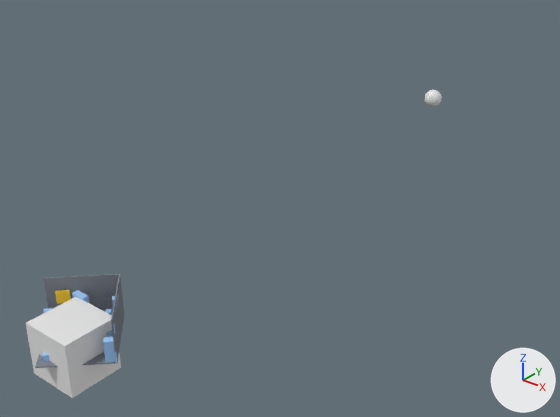
What one commit did to the Blender file docs/demonstration/accepted-office-v3.1.1-sync.blend.
Rendered twice from a camera (50 mm lens) standing at (18.3, -12.12, 15.09) and looking at (4.7, 4.88, 4.55). The axes (+X, +Y, +Z) are drawn at lower right. The lights are the same throughout. The older version comes first.

In view in the first picture: 'Cube', 'sam_d2582b5deecf41cfafa4c10ed0a244f1', 'sam_plane_left_wall', 'sam_plane_right_wall' and 5 more.
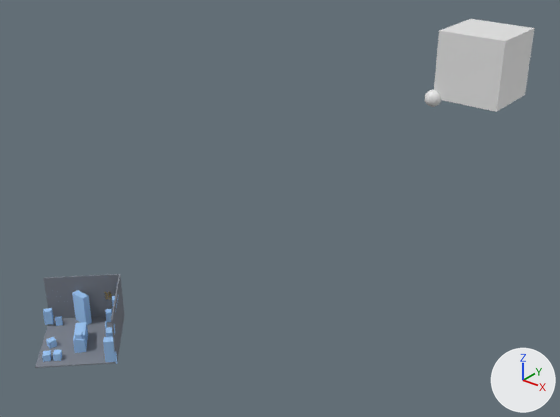
Pixel boxes (x1, y1, x2, y2) of what changed, in the pictures (560 x 417 px):
'UNRELATED_PRESERVE_CHECK', added: after (434, 19, 535, 112)
'Cube', deleted: before (26, 297, 121, 398)
'sam_d2582b5deecf41cfafa4c10ed0a244f1', recoloured, moved (not visible afterwards): before (55, 290, 71, 304)
'sam_plane_floor', unchanged, uncovered by the edit: before (35, 320, 124, 368); after (35, 316, 124, 368)

The change, as a list of edits to the scene's bpy script:
```text
Change me_cube_004:
    where me_cube_004.from_pydata(...)  # 8 vertices, 6 faces; spans x -0.5..0.5, y -0.5..0.5, z -0.5..0.5
    remove me_cube_004.materials.append(mat_sam_selected_semantic_object)  # yellow #ffd33f
    add me_cube_004.materials.append(mat_sam_semantic_primitive)  # blue #a0c8f6
Add me_cube_024:
    me_cube_024.from_pydata(...)  # a box spanning x -1.0..1.0, y -1.0..1.0, z -1.0..1.0
Remove ob_cube:
    ob_cube = bpy.data.objects.new('Cube', me_cube)
    ob_cube.location = (0.0, 0.0, 0.0)
Change ob_sam_d2582b5deecf41cfafa4c10ed0a244f1:
    ob_sam_d2582b5deecf41cfafa4c10ed0a244f1.location: (-1.45, 0.79, 0.91) -> (-1.6, 0.79, 0.91)
Add ob_unrelated_preserve_check:
    ob_unrelated_preserve_check = bpy.data.objects.new('UNRELATED_PRESERVE_CHECK', me_cube_024)
    ob_unrelated_preserve_check.location = (9.0, 9.0, 9.0)
```
